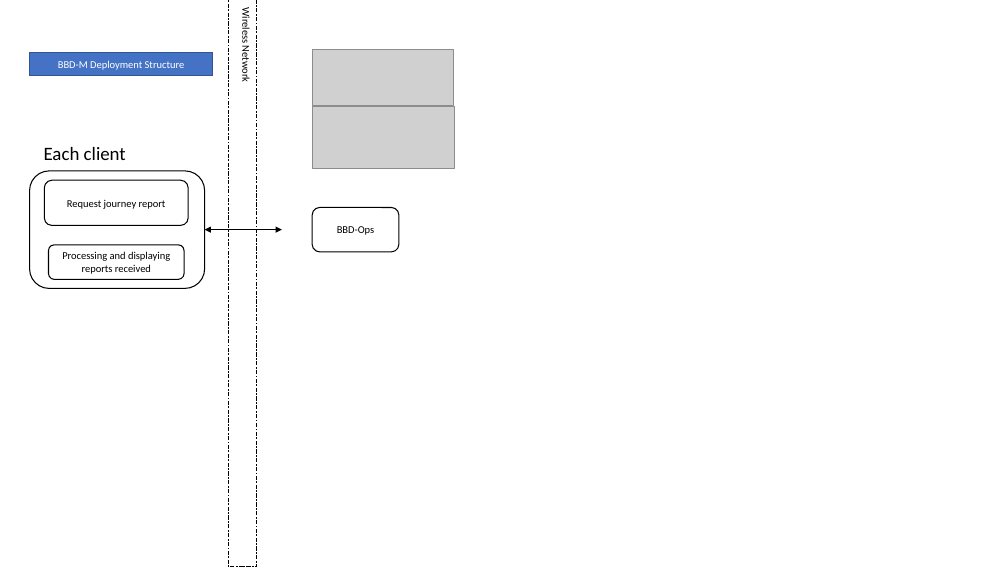
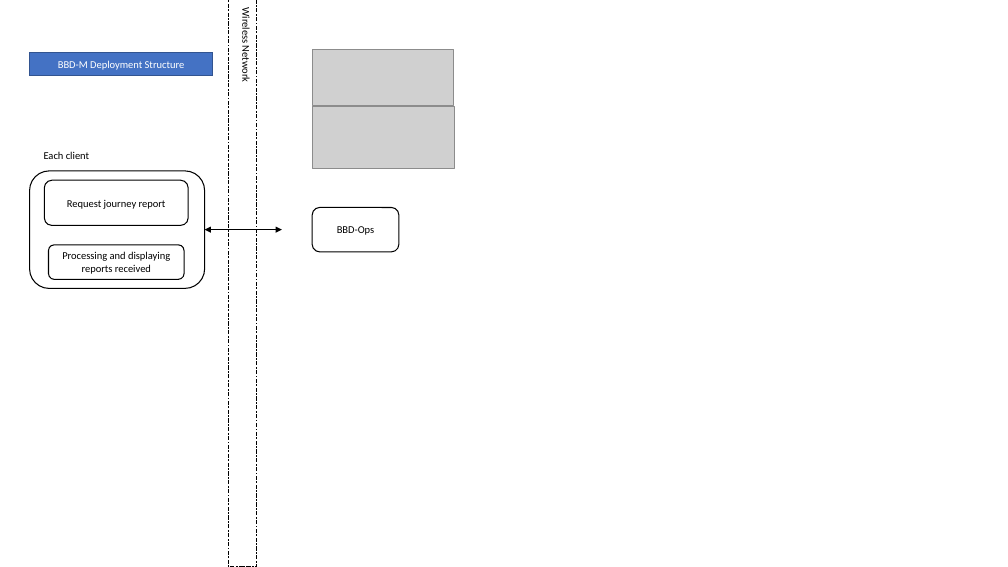
Before and after one commit to st970703/Software_Architecture_Report, a slide deck: slide 12 of Big Brother Driver Diagrams.pptx. Drawn at 1008x567 pixels with LibreOffice and Linux fonts; fonts in the diff are those of the drawing; grey boxes stand for pictures. Boxes give left, top, right and bottom in pixels: in the first picture for what was removed or moved away, otherwise in the second. Text is boxed around its words. In the diff, an @@ line names an element or a change of style, - is before the commit and + after.

```diff
--- a/Big Brother Driver Diagrams.pptx
+++ b/Big Brother Driver Diagrams.pptx
@@ text "Each client" at [44, 151, 89, 159]: size 18 to 10 pt @@
```
Also in this commit, not shown: 11 other slides changed, 2 other files.
